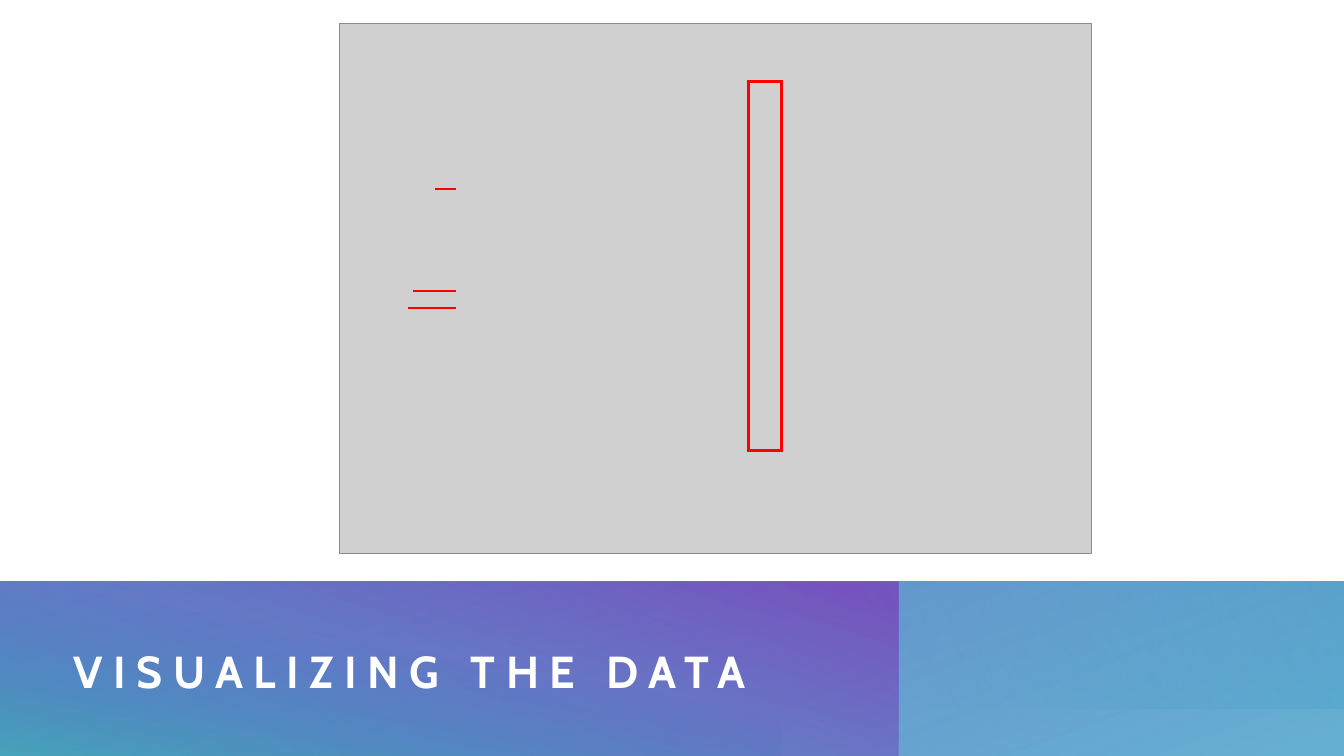
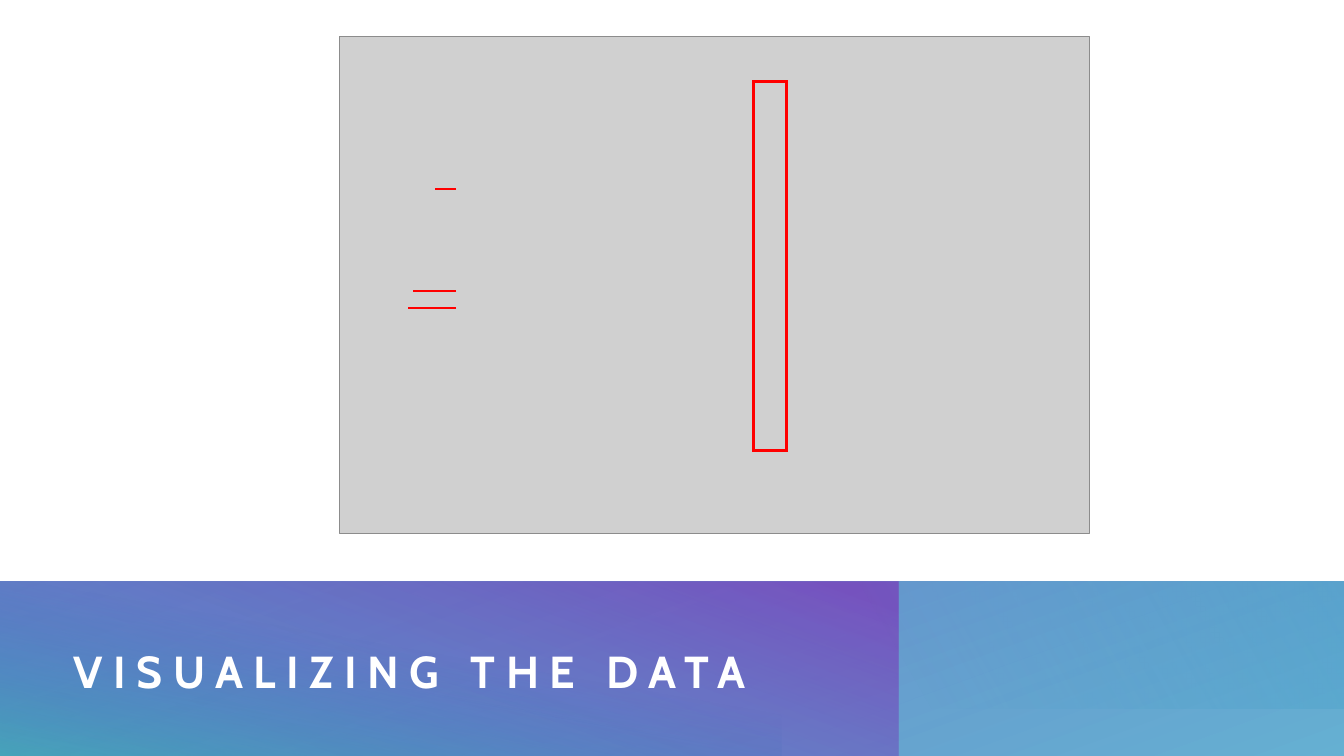
Before and after one commit to tmcdonald92/Bike-Traffic-In-Paris, a slide deck: slide 5 of Regression Analysis - Bike Sharing/Regression Modelling.pptx. Drawn at 1344x756 pixels with LibreOffice and Linux fonts; fonts in the diff are those of the drawing; grey boxes stand for pictures. Boxes give left, top, right and bottom in pixels: in the first picture for what was removed or moved away, otherwise in the second. Text is boxed around its words. In the diff, an @@ line names an element or a change of style, - is before the commit and + after.

```diff
--- a/Regression Analysis - Bike Sharing/Regression Modelling.pptx
+++ b/Regression Analysis - Bike Sharing/Regression Modelling.pptx
@@ picture: place and size @@
-picture at box(340, 23, 1092, 554)
+picture at box(340, 36, 1090, 533)
@@ rectangle: place and size @@
-rectangle at box(749, 82, 782, 451)
+rectangle at box(754, 82, 787, 451)
```
Also in this commit, not shown: 4 other slides changed, 2 other files.
